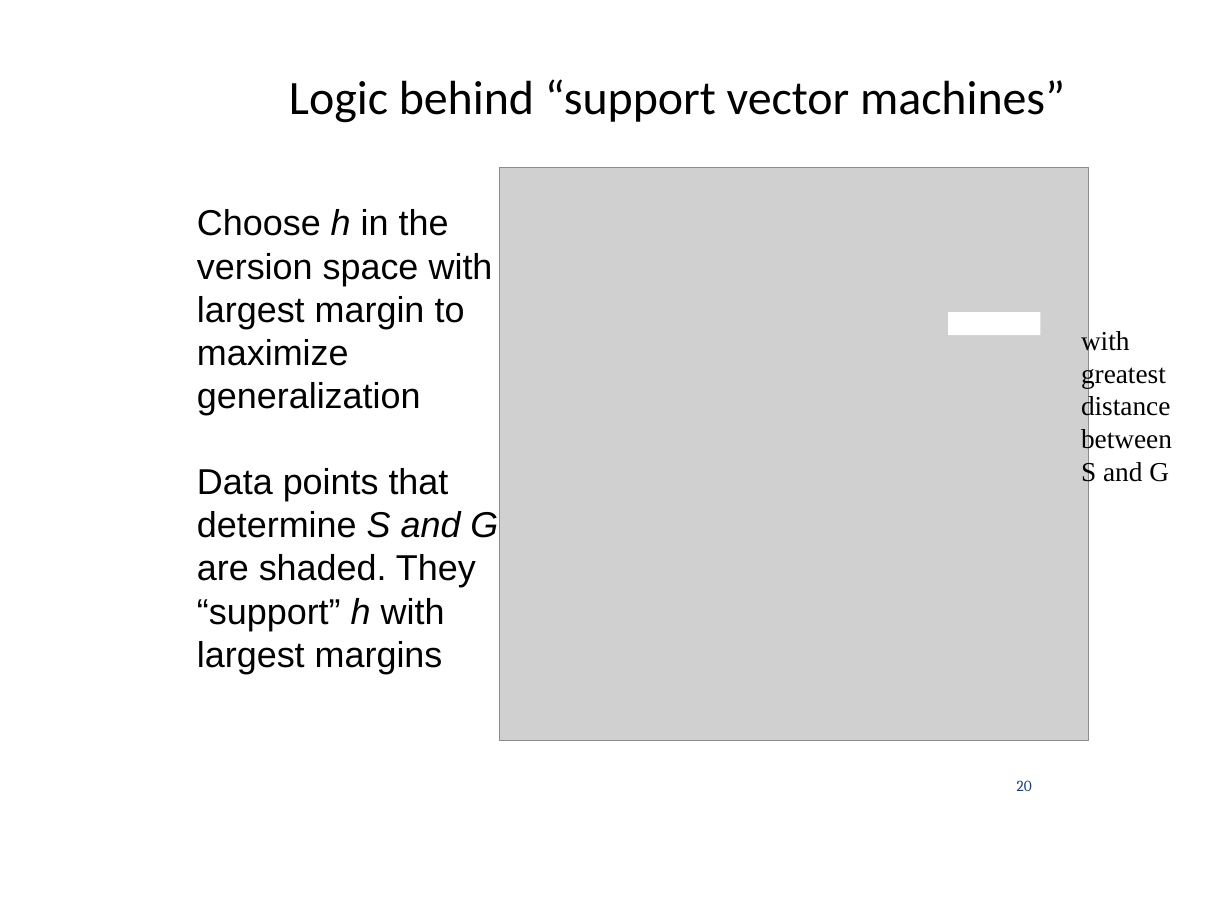
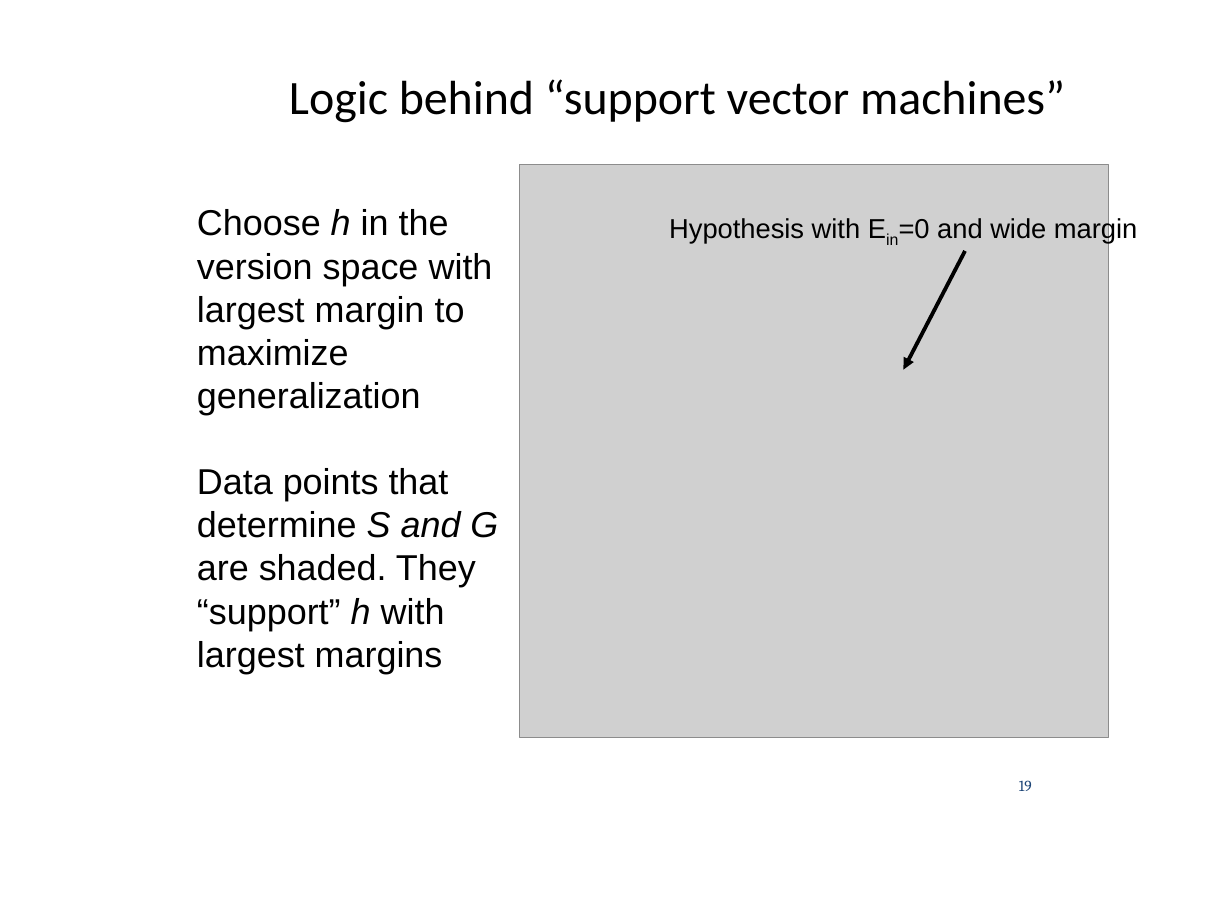
Before and after one commit to zhy9036/cs_2016_fall, a slide deck: slide 19 of 534_ANN/fundamentals of machine leaning 1.pptx (slide 20 before the commit). Drawn at 1232x924 pixels with LibreOffice and Linux fonts; fonts in the diff are those of the drawing; grey boxes stand for pictures. Boxes give left, top, right and bottom in pixels: in the first picture for what was removed or moved away, otherwise in the second. Text is boxed around its words. In the diff, an @@ line names an element or a change of style, - is before the commit and + after.

```diff
--- a/534_ANN/fundamentals of machine leaning 1.pptx
+++ b/534_ANN/fundamentals of machine leaning 1.pptx
@@ picture: place and size @@
-picture at [499,168,1088,740]
+picture at [520,164,1109,737]
@@ text at [669,217,1137,244]: text changed; font Times New Roman to Arial @@
-with
-greatest
-distance
-between
-S and G
+Hypothesis with Ein=0 and wide margin
@@ arrow added from (965, 251) to (903, 370), #000000 2.25 pt @@
@@ rectangle removed at [949,312,1041,335] @@
@@ page number at [1019,780,1032,791]: text changed @@
-20
+19
```
Also in this commit, not shown: 6 other slides changed, 4 slides added.
